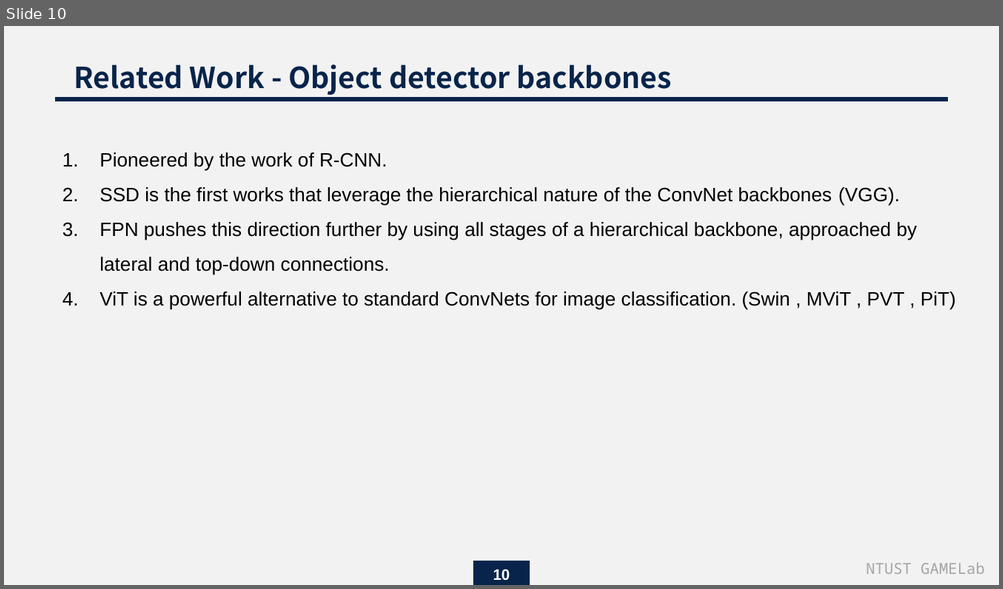
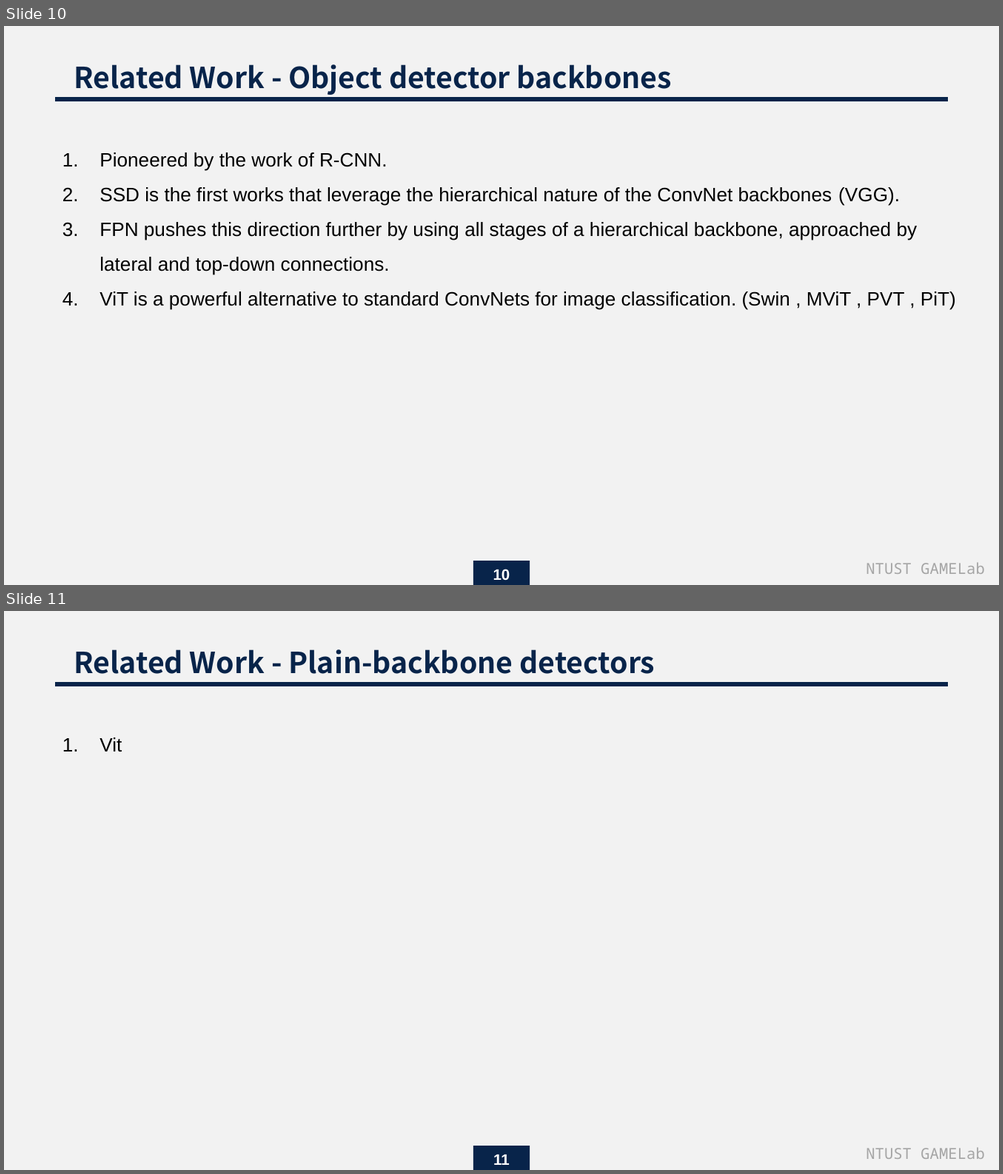
Before and after one commit to endman100/paper-, a slide deck: Exploring Plain Vision Transformer Backbones for Object Detection_M11015039.pptx. Shown one above the other, each under a label of ours: slide 10 before the commit, slides 10 and 11 after it. The pictures are 1003x589 and 1003x1174 pixels, drawn with LibreOffice and Linux fonts; fonts in the diff are those of the drawing. Boxes give left, top, right and bottom in pixels: in the first picture for what was removed or moved away, otherwise in the second. Text is boxed around its words. In the diff, an @@ line names an element or a change of style, - is before the commit and + after.

```diff
--- a/Exploring Plain Vision Transformer Backbones for Object Detection_M11015039.pptx
+++ b/Exploring Plain Vision Transformer Backbones for Object Detection_M11015039.pptx
@@ slide 11 added at box(4, 611, 999, 1170), background #F2F2F2 @@
@@ text added at box(74, 649, 654, 674), 21 pt, text #08244A, bold @@
+Related Work - Plain-backbone detectors
@@ line added from (947, 684) to (56, 684), #08244A 3 pt @@
@@ text added at box(99, 738, 122, 752), 14 pt, text #000000 @@
+1. Vit
@@ rectangle added at box(473, 1146, 530, 1170), fill #08244A @@
@@ page number added at box(493, 1155, 509, 1165), 11 pt, text #FFFFFF, bold @@
+11
@@ text added at box(865, 1147, 984, 1159), 11 pt, text #A5A5A5 @@
+NTUST GAMELab
```
Also in this commit, not shown: 1 slide changed, 14 other slides added.
